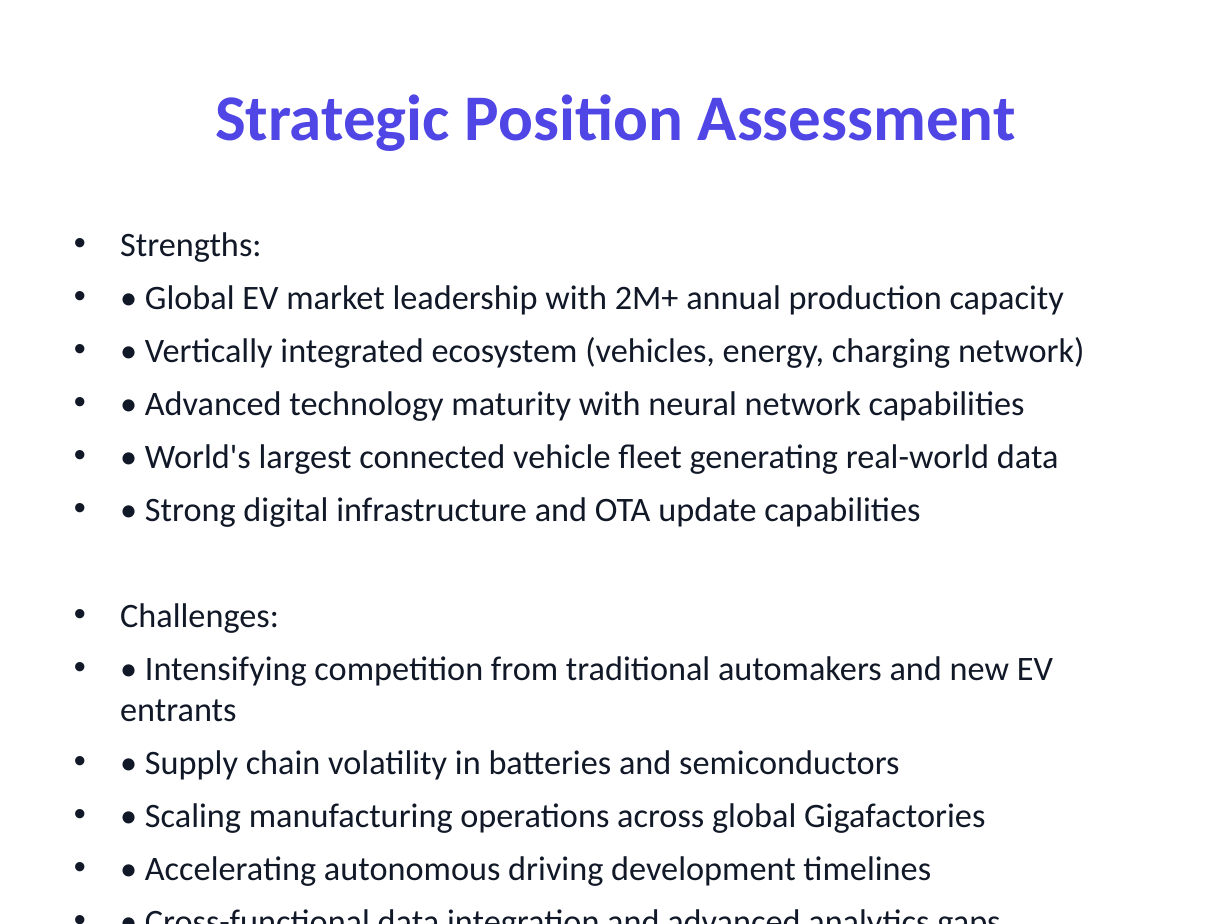
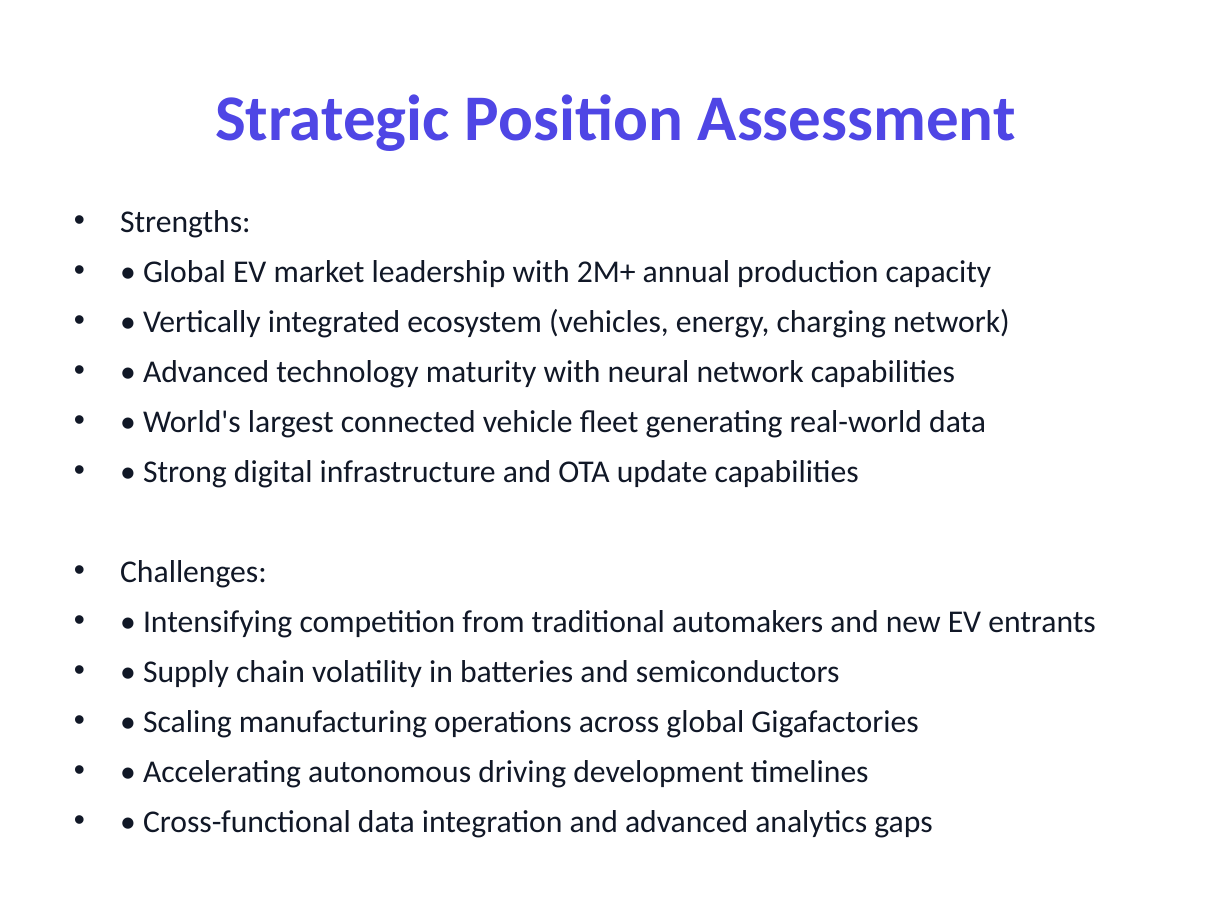
Before and after one commit to AaryNimje/dynamic_use_case, a slide deck: slide 2 of tesla_strategy_presentation_20250908_190316.pptx. Drawn at 1232x924 pixels with LibreOffice and Linux fonts; fonts in the diff are those of the drawing. Boxes give left, top, right and bottom in pixels: in the first picture for what was removed or moved away, otherwise in the second. Text is boxed around its words. In the diff, an @@ line names an element or a change of style, - is before the commit and + after.

```diff
--- a/tesla_strategy_presentation_20250908_190316.pptx
+++ b/tesla_strategy_presentation_20250908_190316.pptx
@@ text "Strengths:": place and size @@
-text "Strengths:" at bbox=[120, 232, 1084, 886]
+text "Strengths:" at bbox=[120, 210, 1095, 838]
@@ text "Strengths:" at bbox=[120, 210, 1095, 838]: size 20 to 18.5 pt @@
```
Also in this commit, not shown: 8 other files.
